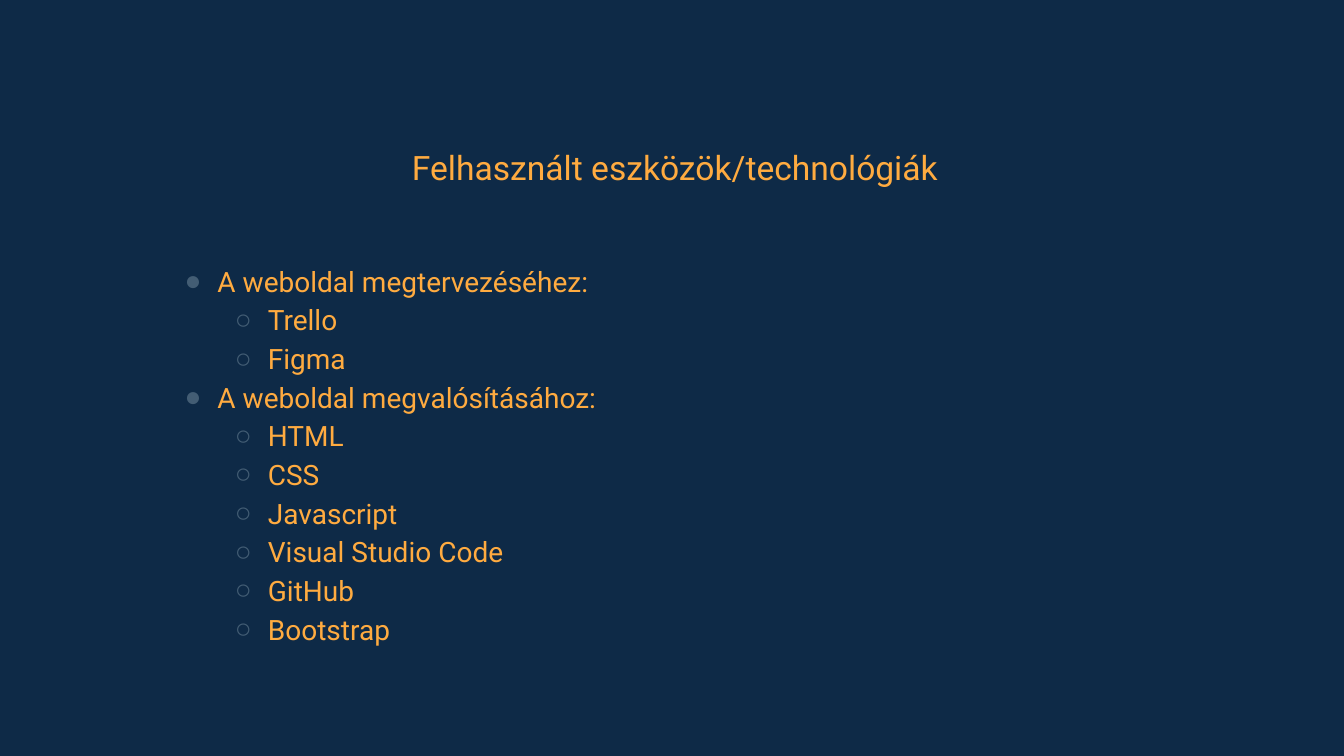
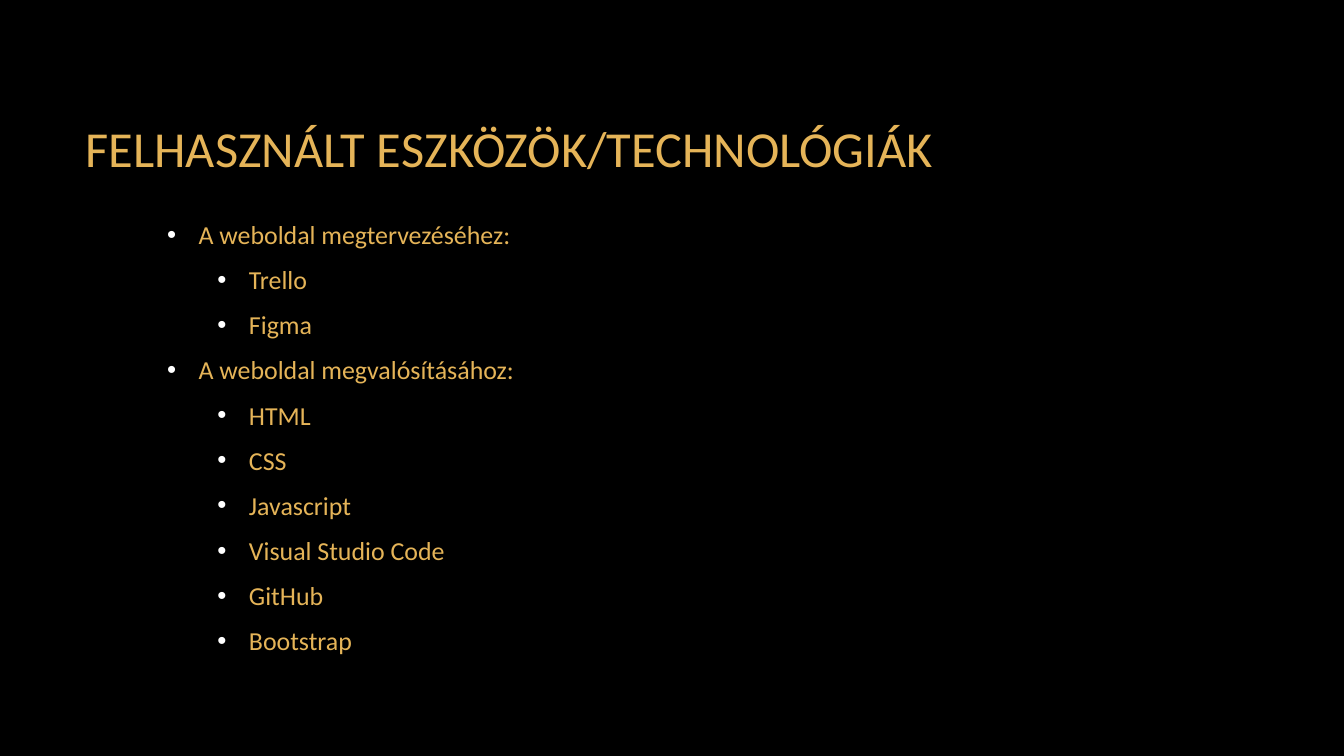
Before and after one commit to VarosiBendeguz/projektCuccli, a slide deck: slide 17 of pages/weboldal/ppt/project_game.pptx. Drawn at 1344x756 pixels with LibreOffice and Linux fonts; fonts in the diff are those of the drawing; background and template pictures are left out. Boxes give left, top, right and bottom in pixels: in the first picture for what was removed or moved away, otherwise in the second. Text is boxed around its words. In the diff, an @@ line names an element or a change of style, - is before the commit and + after.

```diff
--- a/pages/weboldal/ppt/project_game.pptx
+++ b/pages/weboldal/ppt/project_game.pptx
@@ background #0E2A47 to picture (left out) @@
@@ title "FELHASZNÁLT ESZKÖZÖK/TECHNOLÓGIÁK" at [86, 126, 933, 169]: vertical alignment top to middle @@
@@ title at [86, 126, 933, 169]: text changed; size 24 to 36 pt; font Roboto to Calibri; text colour #FFAB40 to #E5B458 @@
-Felhasznált eszközök/technológiák
+FELHASZNÁLT ESZKÖZÖK/TECHNOLÓGIÁK
@@ text "A weboldal megtervezéséhez:" at [199, 226, 513, 654]: size 20 to 18.5 pt, font Roboto to Calibri, text colour #FFAB40 to #E5B458; bullet ● to •; line spacing 1.15 to 1; more space between paragraphs; bullet colour #435D74 to #FFFFFF; bullet ○ to •; vertical alignment top to middle @@
```
Also in this commit, not shown: 26 other slides changed.
